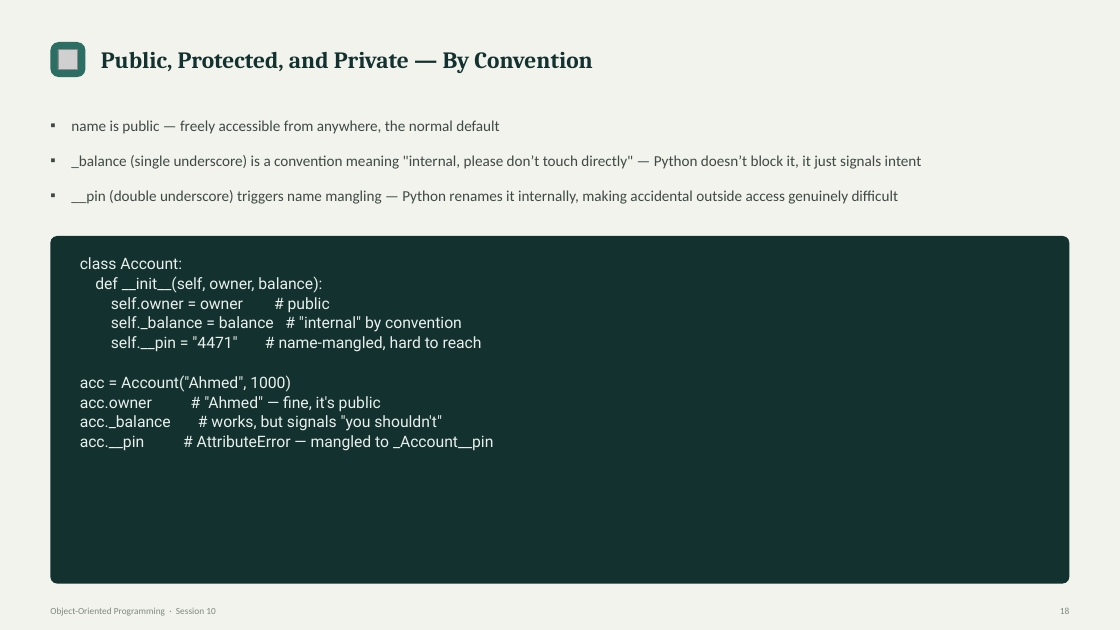
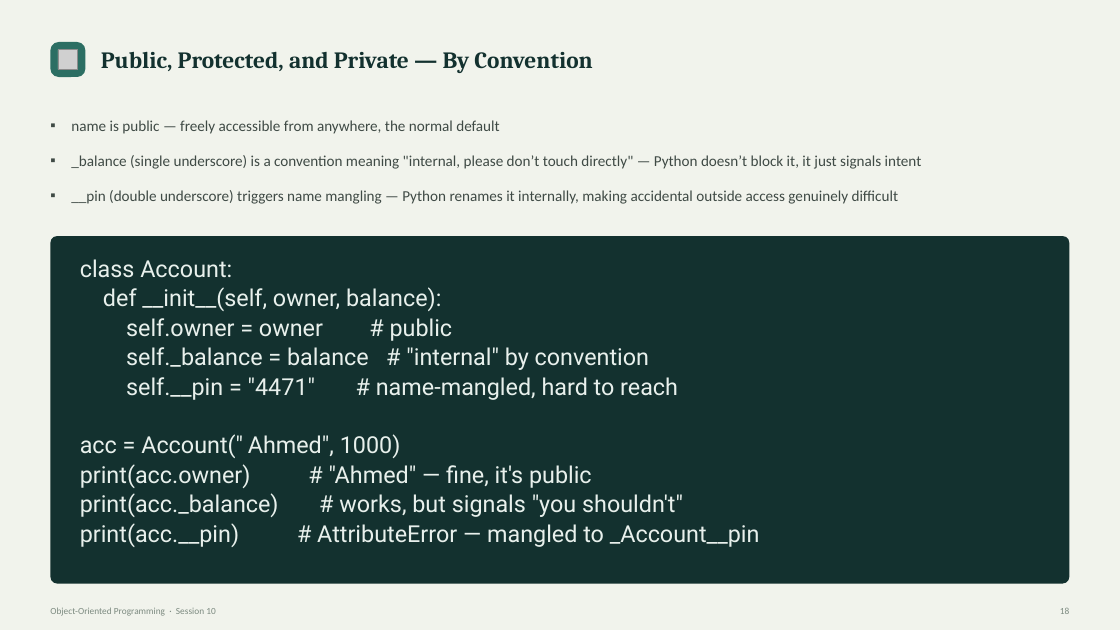
Before and after one commit to waseem-development/ai-ml-course, a slide deck: slide 18 of slides/1_python_slides/9_Object-Oriented Programming - Session 10.pptx. Drawn at 1120x630 pixels with LibreOffice and Linux fonts; fonts in the diff are those of the drawing; grey boxes stand for pictures. Boxes give left, top, right and bottom in pixels: in the first picture for what was removed or moved away, otherwise in the second. Text is boxed around its words. In the diff, an @@ line names an element or a change of style, - is before the commit and + after.

```diff
--- a/slides/1_python_slides/9_Object-Oriented Programming - Session 10.pptx
+++ b/slides/1_python_slides/9_Object-Oriented Programming - Session 10.pptx
@@ text at box(80, 259, 678, 400): size 13.5 to 20 pt in "class Account:", "def __init__(self, owner, balance):", "self.owner = owner # public", "self._balance = balance # "internal" by convention" and 1 more places @@
@@ text at box(80, 434, 760, 547): text changed; size 13.5 to 20 pt @@
-acc = Account("Ahmed", 1000)
-acc.owner # "Ahmed" — fine, it's public
-acc._balance # works, but signals "you shouldn't"
-acc.__pin # AttributeError — mangled to _Account__pin
+acc = Account(" Ahmed", 1000)
+print(acc.owner) # "Ahmed" — fine, it's public
+print(acc._balance) # works, but signals "you shouldn't"
+print(acc.__pin) # AttributeError — mangled to _Account__pin
```
Also in this commit, not shown: 4 other slides changed, 3 other files.
